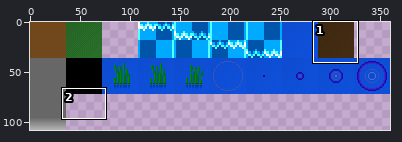
Edited in one commit: sprite sheet (deploy/assets/tilesets/testtileset.png). Above, an overview of the earlier version with the close-up marked.
Close-up. As it was:
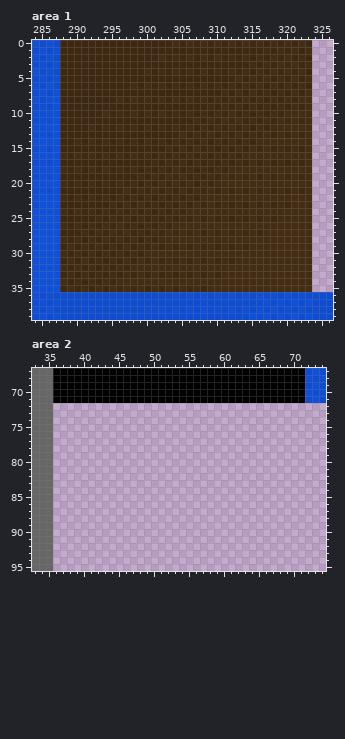
The file is 360x108 pixels. Colours within 5 levels of each other are drawn and written as one. Shown: area 1: x 284..326, y 0..39; area 2: x 33..74, y 67..95. The commit also changed other parts of the picture, which this record leaves out.
After:
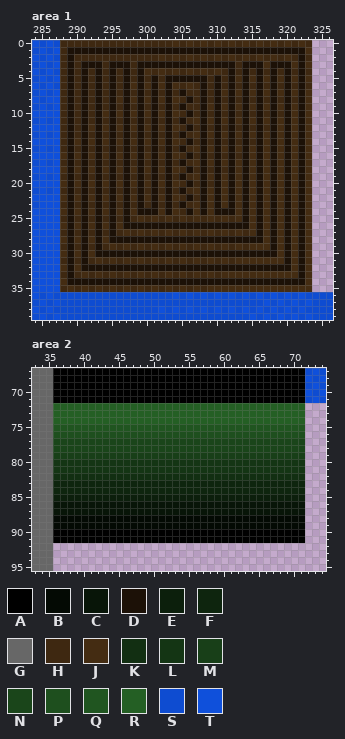
Palette (. is transparent): A #000000  B #040a04  C #081508  D #1c1107  E #0c1f0c  F #0e250e  G #676767  H #3e2811  J #442c12  K #122f12  L #143514  M #183f18  N #1a451a  P #1e4f1e  Q #205520  R #245f24  S #0e4cd1  T #0f50db
The exact change:
Changed rows in their new state; - is an unchanged pixel.
Area 1:
first column x 289:
 1 DDDDDDDDDDDDDDDDDDDDDDDDDDDDDDDDDD
 2 D--------------------------------D
 3 D-DDD-DDD-DDDDDDDDDDDDDD-DDD-DDD-D
 4 D-D-D-D-D-D------------D-D-D-D-D-D
 5 D-D-D-D-D-D-D-DDDDDD-D-D-D-D-D-D-D
 6 D-D-D-D-D-D-D-D----D-D-D-D-D-D-D-D
 7 D-D-D-D-D-D-D-D-D--D-D-D-D-D-D-D-D
 8 D-D-D-D-D-D-D-D--D-D-D-D-D-D-D-D-D
 9 D-D-D-D-D-D-D-D-D--D-D-D-D-D-D-D-D
10 D-D-D-D-D-D-D-D--D-D-D-D-D-D-D-D-D
11 D-D-D-D-D-D-D-D-D--D-D-D-D-D-D-D-D
12 D-D-D-D-D-D-D-D--D-D-D-D-D-D-D-D-D
13 D-D-D-D-D-D-D-D-D--D-D-D-D-D-D-D-D
14 D-D-D-D-D-D-D-D--D-D-D-D-D-D-D-D-D
15 D-D-D-D-D-D-D-D-D--D-D-D-D-D-D-D-D
16 D-D-D-D-D-D-D-D--D-D-D-D-D-D-D-D-D
17 D-D-D-D-D-D-D-D-D--D-D-D-D-D-D-D-D
18 D-D-D-D-D-D-D-D--D-D-D-D-D-D-D-D-D
19 D-D-D-D-D-D-D-D-D--D-D-D-D-D-D-D-D
20 D-D-D-D-D-D-D-D--D-D-D-D-D-D-D-D-D
21 D-D-D-D-D-D-D-D-D--D-D-D-D-D-D-D-D
22 D-D-D-D-D-D-D-D--D-D-D-D-D-D-D-D-D
23 D-D-D-D-D-D-D-D-D--D-D-D-D-D-D-D-D
24 D-D-D-D-D-DDD-D--D-D-DDD-D-D-D-D-D
25 D-D-D-D-D----------------D-D-D-D-D
26 D-D-D-D-DDDDDDDDDDDDDDDDDD-D-D-D-D
27 D-D-D-D--------------------D-D-D-D
28 D-D-D-DDDDDDDDDDDDDDDDDDDDDD-D-D-D
29 D-D-D------------------------D-D-D
30 D-D-DDDDDDDDDDDDDDDDDDDDDDDDDD-D-D
31 D-D----------------------------D-D
32 D-DDDDDDDDDDDDDDDDDDDDDDDDDDDDDD-D
33 D--------------------------------D
34 DDDDDDDDDDDDDDDDDDDDDDDDDDDDDDDDDD
Area 2:
first column x 36:
72 RRRRRRRRRRRRRRRRRRRRRRRRRRRRRRRRRRRR
73 RRRRRRRRRRRRRRRRRRRRRRRRRRRRRRRRRRRR
74 RRRRRRRRRRRRRRRRRRRRRRRRRRRRRRRRRRRR
75 QQQQQQQQQQQQQQQQQQQQQQQQQQQQQQQQQQQQ
76 PPPPPPPPPPPPPPPPPPPPPPPPPPPPPPPPPPPP
77 NNNNNNNNNNNNNNNNNNNNNNNNNNNNNNNNNNNN
78 NNNNNNNNNNNNNNNNNNNNNNNNNNNNNNNNNNNN
79 MMMMMMMMMMMMMMMMMMMMMMMMMMMMMMMMMMMM
80 LLLLLLLLLLLLLLLLLLLLLLLLLLLLLLLLLLLL
81 LLLLLLLLLLLLLLLLLLLLLLLLLLLLLLLLLLLL
82 KKKKKKKKKKKKKKKKKKKKKKKKKKKKKKKKKKKK
83 FFFFFFFFFFFFFFFFFFFFFFFFFFFFFFFFFFFF
84 FFFFFFFFFFFFFFFFFFFFFFFFFFFFFFFFFFFF
85 EEEEEEEEEEEEEEEEEEEEEEEEEEEEEEEEEEEE
86 CCCCCCCCCCCCCCCCCCCCCCCCCCCCCCCCCCCC
87 CCCCCCCCCCCCCCCCCCCCCCCCCCCCCCCCCCCC
88 BBBBBBBBBBBBBBBBBBBBBBBBBBBBBBBBBBBB
89 BBBBBBBBBBBBBBBBBBBBBBBBBBBBBBBBBBBB
90 AAAAAAAAAAAAAAAAAAAAAAAAAAAAAAAAAAAA
91 AAAAAAAAAAAAAAAAAAAAAAAAAAAAAAAAAAAA
